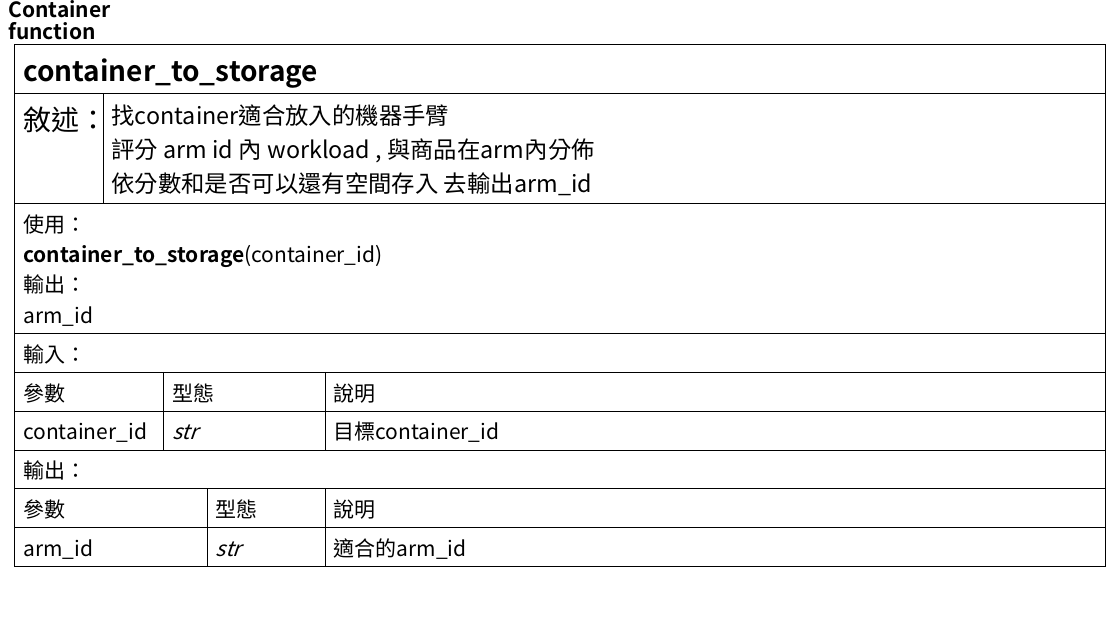
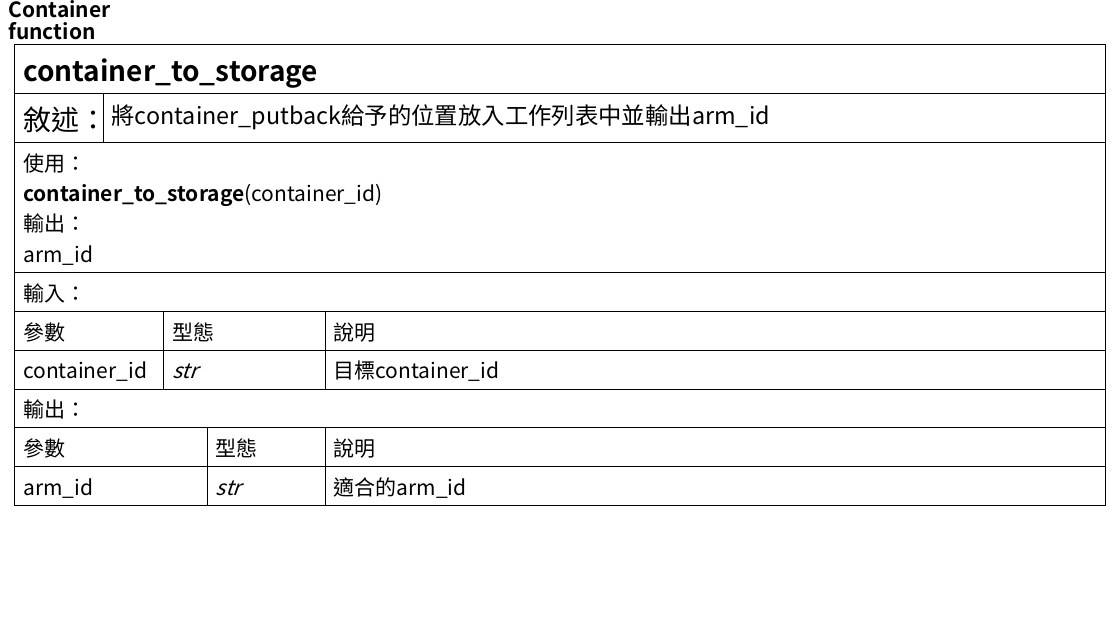
Before and after one commit to ethan1226/asrs_ofai, a slide deck: slide 41 of flowchart.pptx (slide 36 before the commit). Drawn at 1120x630 pixels with LibreOffice and Linux fonts; fonts in the diff are those of the drawing. Boxes give left, top, right and bottom in pixels: in the first picture for what was removed or moved away, otherwise in the second. Text is boxed around its words. In the diff, an @@ line names an element or a change of style, - is before the commit and + after.

```diff
--- a/flowchart.pptx
+++ b/flowchart.pptx
@@ table at [15, 45, 1106, 502] @@
-row 2, column 2: 找container適合放入的機器手臂 / 評分 arm id 內 workload , 與商品在arm內分佈 / 依分數和是否可以還有空間存入 去輸出arm_id
+row 2, column 2: 將container_putback給予的位置放入工作列表中並輸出arm_id
```
Also in this commit, not shown: 10 other slides changed, 16 slides added, 4 slides removed.
